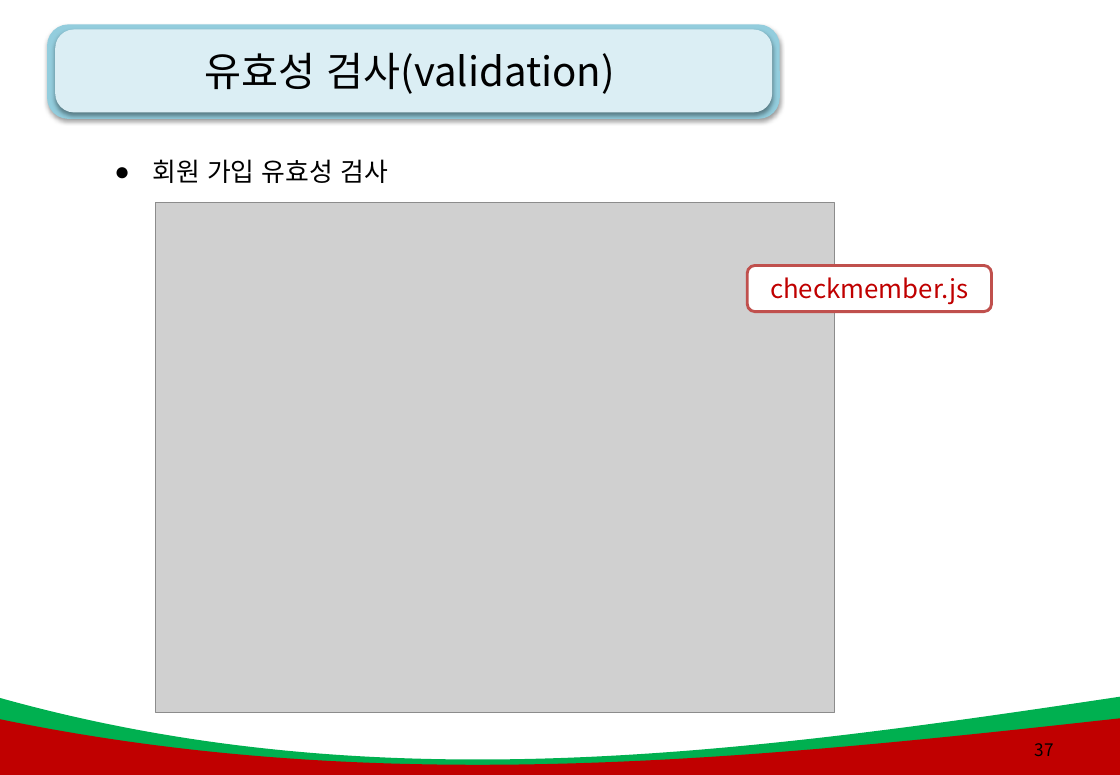
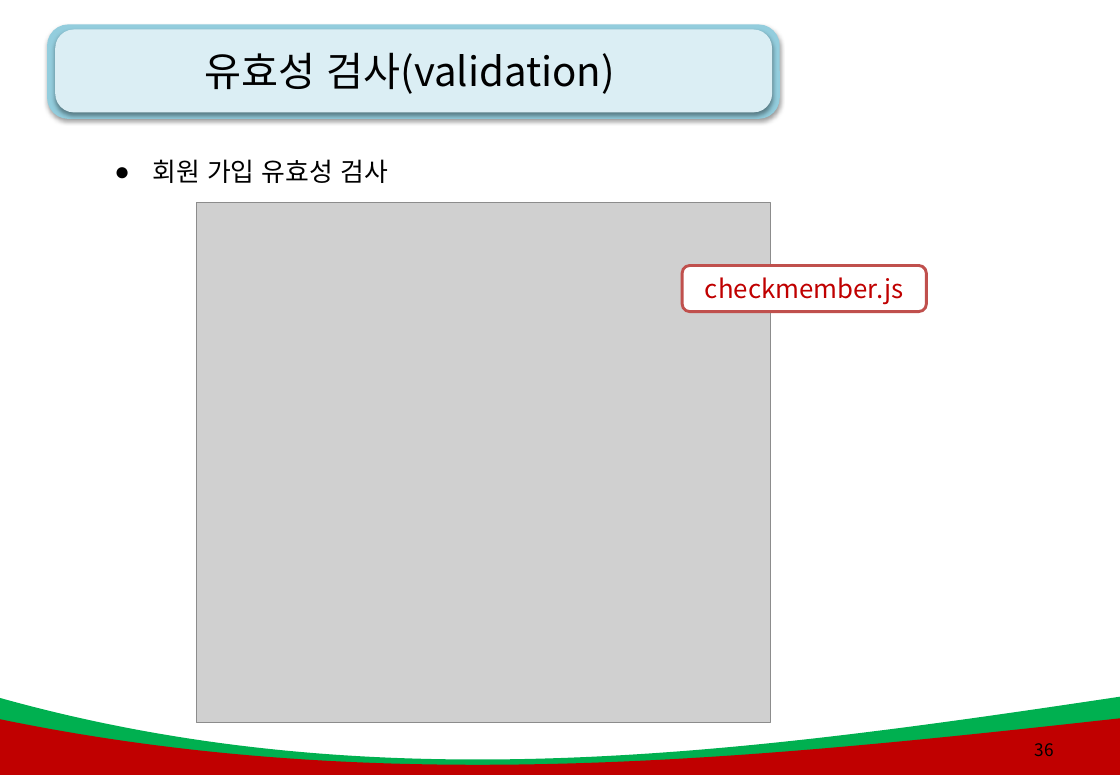
Before and after one commit to kiyongee2/green_project_web, a slide deck: slide 36 of js_ppt/8강. js_폼과 정규표현식.pptx (slide 37 before the commit). Drawn at 1120x775 pixels with LibreOffice and Linux fonts; fonts in the diff are those of the drawing; grey boxes stand for pictures; background and template pictures are left out. Boxes give left, top, right and bottom in pixels: in the first picture for what was removed or moved away, otherwise in the second. Text is boxed around its words. In the diff, an @@ line names an element or a change of style, - is before the commit and + after.

```diff
--- a/js_ppt/8강. js_폼과 정규표현식.pptx
+++ b/js_ppt/8강. js_폼과 정규표현식.pptx
@@ picture: place and size @@
-picture at (155,203,835,713)
+picture at (196,203,770,723)
@@ rounded rectangle "checkmember.js": place and size @@
-rounded rectangle "checkmember.js" at (748,266,992,312)
+rounded rectangle "checkmember.js" at (683,266,927,312)
@@ page number at (1034,743,1053,756): text changed @@
-37
+36
```
Also in this commit, not shown: 4 other slides changed, 6 slides removed, 24 other files.
